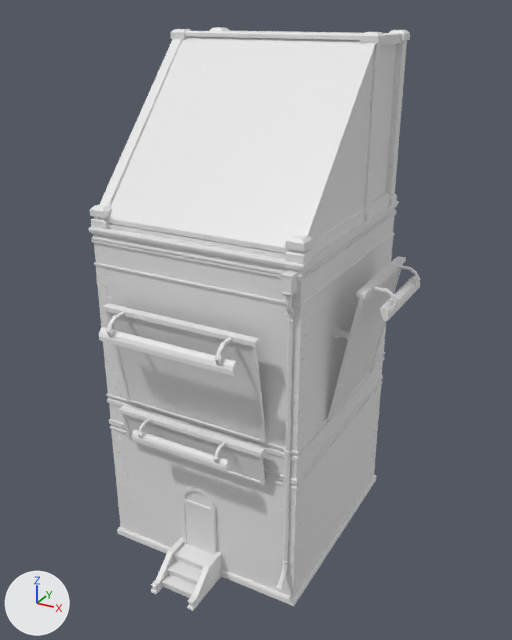
A saved change to the Blender file Thalos/Assets/Meshes/Environment/Houses/House_02.blend.
Camera for both pictures: a camera (50 mm lens) standing at (8.73, -15.74, 14.19) and looking at (0.53, -0.82, 6.74). Lighting does not change. The marker at lower left points along +X, +Y and +Z. Materials are left out; every surface is plain grey.
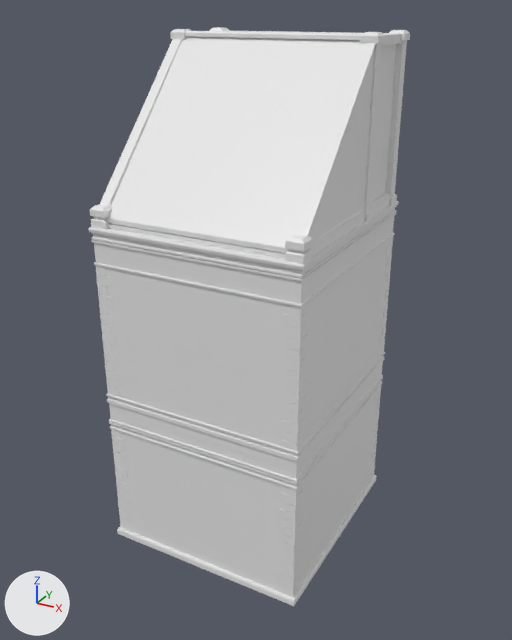
Edits to the scene script, one JSON object a line:
```json
{"op": "remove", "block": "ob_cube_001", "code": ["ob_cube_001 = bpy.data.objects.new('Cube.001', me_cube_005)", "ob_cube_001.location = (0.0, -3.01, 0.0)", "_m = ob_cube_001.modifiers.new('Mirror', 'MIRROR')", "_m.use_clip = True", "_m = ob_cube_001.modifiers.new('EdgeSplit', 'EDGE_SPLIT')"]}
{"op": "remove", "block": "ob_plane_002", "code": ["ob_plane_002 = bpy.data.objects.new('Plane.002', me_plane_003)", "ob_plane_002.location = (2.96, 0.08, 6.1)", "ob_plane_002.rotation_euler = (0.0, 0.0, 1.571)  # degrees (0, 0, 90)", "_m = ob_plane_002.modifiers.new('Mirror', 'MIRROR')"]}
{"op": "remove", "block": "ob_plane_001", "code": ["ob_plane_001 = bpy.data.objects.new('Plane.001', me_plane_002)", "ob_plane_001.location = (0.0, -3.07, 4.12)", "_m = ob_plane_001.modifiers.new('Mirror', 'MIRROR')", "_m.use_clip = True"]}
{"op": "remove", "block": "ob_plane", "code": ["ob_plane = bpy.data.objects.new('Plane', me_plane)", "ob_plane.location = (-0.05, -3.07, 6.11)", "_m = ob_plane.modifiers.new('Mirror', 'MIRROR')"]}
{"op": "remove", "block": "ob_cube", "code": ["ob_cube = bpy.data.objects.new('Cube', me_cube_004)", "ob_cube.location = (2.85, -2.99, 0.0)", "_m = ob_cube.modifiers.new('EdgeSplit', 'EDGE_SPLIT')"]}
```

Changed parts and their boxes [x1, y1, x2, y2] in the pictures (512 x 640 px):
```json
{"object": "Plane", "change": "deleted", "before": [99, 303, 266, 444]}
{"object": "Plane.002", "change": "deleted", "before": [328, 256, 420, 421]}
{"object": "Plane.001", "change": "deleted", "before": [119, 405, 266, 485]}
{"object": "Cube.001", "change": "deleted", "before": [151, 487, 222, 611]}
{"object": "Cube", "change": "deleted", "before": [276, 271, 298, 590]}
```
